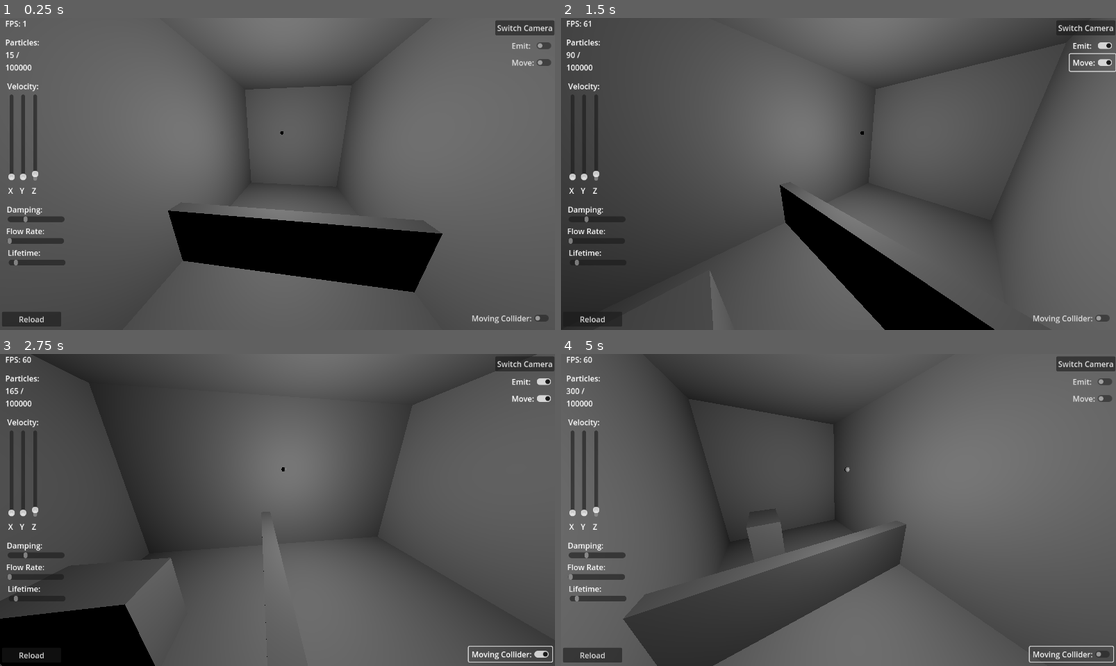
Above: before the commit, frames 1-4 (two rows, left to right).
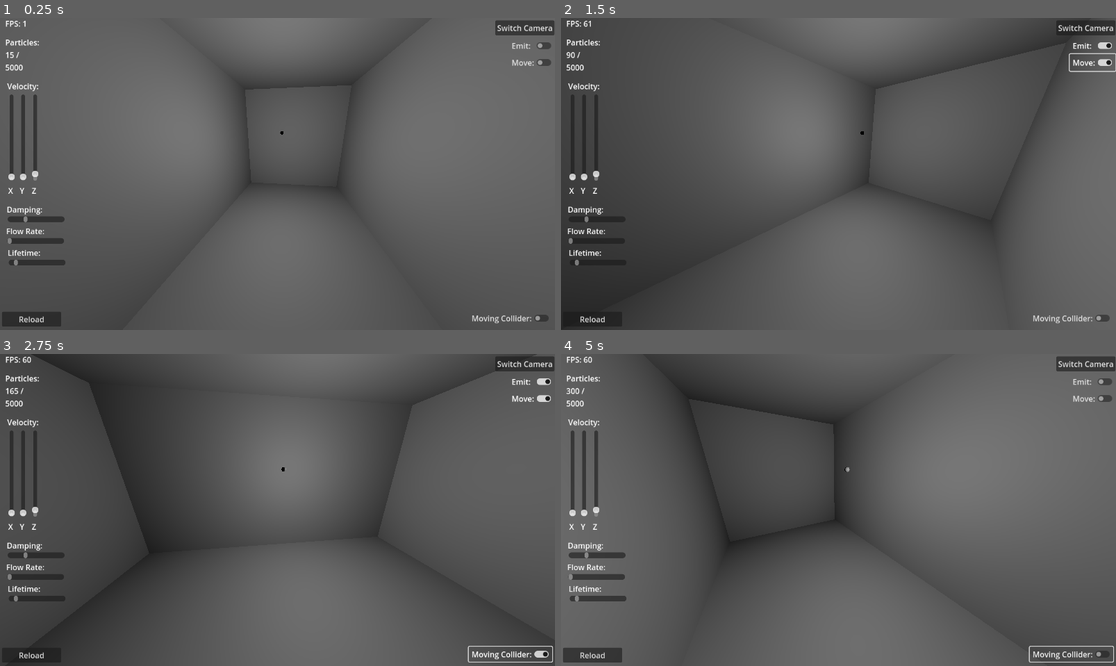
Above: after the commit, the same moments.

Repository: CharlieKnipper/SSFF
Game: Godot game, scene res://main.tscn
Same seed, same stepped clock (60 frames per second), same inputs: the game is played once before the commit and once after it.
Inputs:
- Up to frame 1 (0.25 s): no input
- Up to frame 2 (1.5 s): click "Emit:" at 0.5 s; click "Move:" at 1.25 s
- Up to frame 3 (2.75 s): click "Moving Collider:" at 2 s
- Up to frame 4 (5 s): click "Emit:" at 2.75 s; click "Move:" at 3.5 s; click "Moving Collider:" at 4.25 s

The runs differ from the first frame. In frame 1, 8.1% of the frame differs, in the area x 1-80%, y 14-88%; in frame 2, 5.7%; in frame 3, 4.9%; in frame 4, 7.1%.
Error before the commit: Cannot call method 'texture_create' on a null value. (res://simulator/simulator.gd:163)
Error after the commit: Cannot call method 'texture_create' on a null value. (res://simulator/simulator.gd:169)

Commit message:
Fixed push constant packing

Diff:
--- a/main.tscn
+++ b/main.tscn
@@ -50,13 +50,15 @@
 mesh = SubResource("BoxMesh_0xm2m")
 skeleton = NodePath("../..")
 
-[node name="Wall5" type="MeshInstance3D" parent="Colliders" groups=["collidable"]]
+[node name="Wall5" type="MeshInstance3D" parent="Colliders"]
 transform = Transform3D(8.230823, 0, 0, 0, 2.8879578, 0, 0, 0, 0.42112496, 0.3023882, 0.61193085, 0.1805166)
-mesh = SubResource("BoxMesh_0xm2m")
-skeleton = NodePath("../..")
-
-[node name="Wall6" type="MeshInstance3D" parent="Colliders" node_paths=PackedStringArray("controller") groups=["collidable"]]
+visible = false
+mesh = SubResource("BoxMesh_0xm2m")
+skeleton = NodePath("../..")
+
+[node name="Wall6" type="MeshInstance3D" parent="Colliders" node_paths=PackedStringArray("controller")]
 transform = Transform3D(1.0813191, 0, 0, 0, 2.9341292, 0, 0, 0, 1.9564394, 0.3023882, 0.61193085, 3.456338)
+visible = false
 mesh = SubResource("BoxMesh_0xm2m")
 skeleton = NodePath("../..")
 script = ExtResource("1_272bh")
--- a/simulator/shaders/renderParticles.gdshader
+++ b/simulator/shaders/renderParticles.gdshader
@@ -4,13 +4,6 @@
 uniform sampler2D vel_texture;
 uniform sampler2D pos_texture;
 uniform int texture_width;
-
-// SPH debug parameters
-uniform sampler2D grid_texture;
-uniform int grid_texture_width;
-uniform vec3 grid_min;
-uniform float cell_size;
-uniform int num_cells;
 
 const float VELOCITY_THRESHOLD = 20.0; // m/s
 vec3 velocity_to_color(vec4 v) {
@@ -54,9 +47,5 @@
         discard; // Do not render dead particles
     }
 
-    /* DEBUG */
-    // vec4 pos = texture(pos_texture, get_uv_from_id(int(UV.x)));
-    // vec3 cell = vec3(floor((pos.xyz - grid_min) / cell_size));
-
     ALBEDO = vec3(0.0); // debug particle velocity
 }
--- a/simulator/simulator.gd
+++ b/simulator/simulator.gd
@@ -1,18 +1,24 @@
 extends Node3D
 
 # Particle parameters
-@export var num_particles := 100000
+@export var num_particles := 5000
+@export var lifetime := 100.0
+@export var lifetime_multiplier := 1.0
 @export var gravity := Vector3(0, -9.81, 0)
 @export var damping := -0.7
 @export var flow_rate := 1
-@export var lifetime := 10.0
+
+# SPH parameters
+@export var texels_per_cell := 9 # optimally, this should be a perfect square
+@export var SPH_grid_min := Vector3(-25, -25, -25)
+@export var SPH_grid_max := Vector3(25, 25, 25)
+@export var smoothing_radius := 0.5
 @export var mass := 1.0
 @export var viscosity := 0.1
-# SPH parameters
-@export var smoothing_radius := 2
-@export var texels_per_cell := 9 # optimally, this should be a perfect square
-@export var SPH_grid_min := Vector3(0, 0, 0)
-@export var SPH_grid_max := Vector3(100, 100, 100)
+@export var gas_constant := 200.0
+@export var rest_density := 1000.0
+@export var max_acceleration_magnitude := 50.0
+@export var max_density := 2000.0
 
 # Sim parameters
 @export var initial_velocity := Vector3(0.0, 0.0, 1.0)
@@ -295,13 +301,6 @@
 	particle_mat.set_shader_parameter("pos_texture", pos_texture)
 	particle_mat.set_shader_parameter("vel_texture", vel_texture)
 	particle_mat.set_shader_parameter("texture_width", particle_texture_width)
-
-	# SPH debug parameters
-	particle_mat.set_shader_parameter("grid_texture", grid_texture)
-	particle_mat.set_shader_parameter("grid_texture_width", grid_texture_width)
-	particle_mat.set_shader_parameter("grid_min", SPH_grid_min)
-	particle_mat.set_shader_parameter("cell_size", smoothing_radius)
-	particle_mat.set_shader_parameter("num_cells", count_buffer_len)
 
 	## -------------------- Mesh Setup --------------------
 
@@ -451,13 +450,15 @@
 func _pack_push_constants(delta) -> PackedByteArray:
 	## Set push constants
 	var pc := PackedFloat32Array()
-	pc.resize(20) # This needs to be a multiple of 16 bytes; each float is 4 bytes (see below)
+	pc.resize(28) # This needs to be a multiple of 16 bytes; each float is 4 bytes (see below)
+	## Slot 0
 	# gravity (vec3)
 	pc[0] = gravity.x
 	pc[1] = gravity.y
 	pc[2] = gravity.z
-	# damping (float)
-	pc[3] = damping
+	pc[3] = 0.0 # padding
+
+	## Slot 1
 	# dt (float)
 	pc[4] = delta
 	# num_colliders (int)
@@ -466,26 +467,49 @@
 	pc[6] = float(collider_texture_width)
 	# flow_rate (int)
 	pc[7] = float(flow_rate)
+
+	## Slot 2
 	# SPH grid min (vec3)
 	pc[8] = SPH_grid_min.x
 	pc[9] = SPH_grid_min.y
 	pc[10] = SPH_grid_min.z
+	pc[11] = 0.0 # padding
+
+	## Slot 3
 	# SPH grid max (vec3)
-	pc[11] = SPH_grid_max.x
-	pc[12] = SPH_grid_max.y
-	pc[13] = SPH_grid_max.z
+	pc[12] = SPH_grid_max.x
+	pc[13] = SPH_grid_max.y
+	pc[14] = SPH_grid_max.z
+	pc[15] = 0.0 # padding
+
+	## Slot 4
 	# SPH grid texture width (int)
-	pc[14] = float(grid_texture_width)
+	pc[16] = float(grid_texture_width)
 	# SPH count buffer length (int)
-	pc[15] = float(count_buffer_len)
+	pc[17] = float(count_buffer_len)
 	# SPH texels per cell (int)
-	pc[16] = float(texels_per_cell)
+	pc[18] = float(texels_per_cell)
 	# SPH smoothing kernel
-	pc[17] = smoothing_radius
+	pc[19] = smoothing_radius
+
+	## Slot 5
 	# particle texture width (int)
-	pc[18] = particle_texture_width
-	# (padding — vulkan word-aligns push constants)
-	#pc[...] = 0.0
+	pc[20] = float(particle_texture_width)
+	# pressure gas constant (float)
+	pc[21] = gas_constant
+	# pressure rest density (float)
+	pc[22] = rest_density
+	# max instantaneous acceleration magnitude (float)
+	pc[23] = max_acceleration_magnitude
+
+	## Slot 6
+	# max particle density (float)
+	pc[24] = max_density
+	# lifetime multiplier (float)
+	pc[25] = lifetime_multiplier
+	# damping (float)
+	pc[26] = damping
+	pc[27] = 0.0 # padding
 
 	return pc.to_byte_array()
 
Not shown, changed: simulator/compute_shaders/fillGrid.glsl
Not shown, changed: simulator/compute_shaders/resetCount.glsl
Not shown, changed: simulator/compute_shaders/solveDensity.glsl
Not shown, changed: simulator/compute_shaders/updatePosition.glsl
